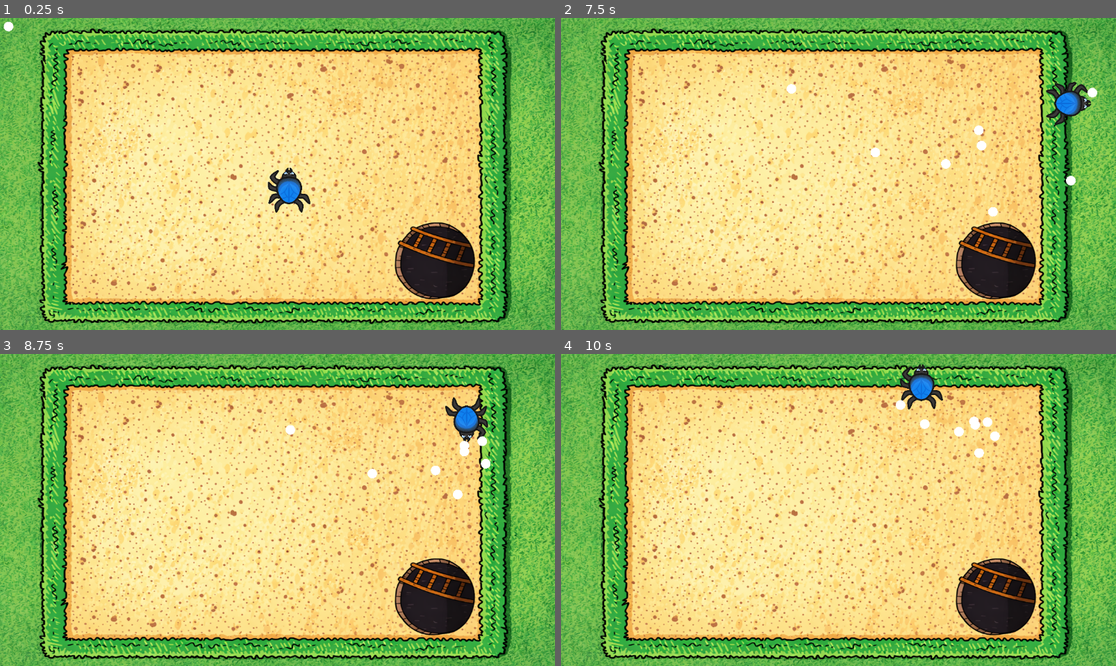
Above: before the commit, frames 1-4 (two rows, left to right).
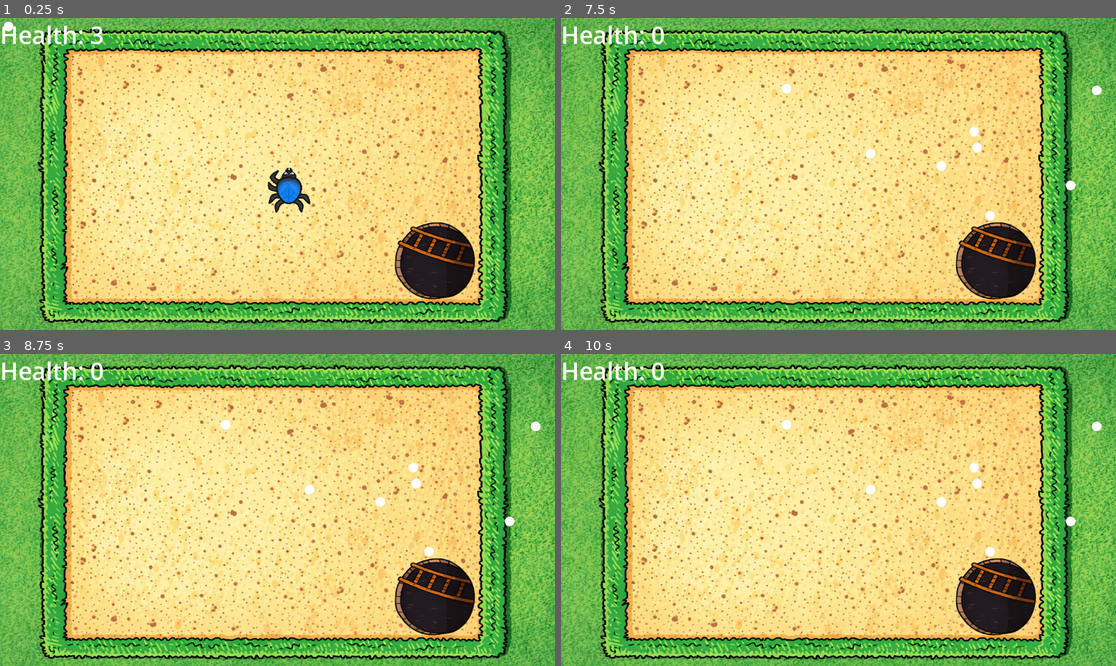
Above: after the commit, the same moments.

Repository: yjktyfhcvn-design/Six_Legged_Studio
Game: Godot game, scene res://first_level.tscn
The game is run twice, just before and just after one commit, with the same random seed, the same clock (stepped at 60 frames per second) and the same inputs.
Inputs:
- Up to frame 1 (0.25 s): no input
- Up to frame 2 (7.5 s): hold D (move_right) 0.53-1.28 s; tap Space (deploy_web) every 0.75 s from 0.6 to 7.35 s; hold S (move_down) 1.28-2.03 s; hold D (move_right) 2.03-2.78 s; hold W (move_up) 2.78-3.53 s; hold A (move_left) 3.53-5.03 s; hold S (move_down) 5.03-5.78 s; hold D (move_right) 5.78-6.53 s; hold W (move_up) 6.53-7.28 s; hold D (move_right) from 7.28 s (still down)
- Up to frame 3 (8.75 s): release D (move_right) at 8.03 s; hold S (move_down) from 8.03 s (still down); tap Space (deploy_web) at 8.1 s
- Up to frame 4 (10 s): release S (move_down) at 8.78 s; hold A (move_left) 8.78-9.53 s; tap Space (deploy_web) at 8.85, 9.6 s; hold W (move_up) from 9.53 s (still down)

The runs differ from the first frame. In frame 1, 0.4% of the frame differs, in the area x 0-19%, y 2-9%; in frame 2, 1.5%; in frame 3, 1.8%, in the area x 0-98%, y 2-66%; in frame 4, 1.8%.
Error after the commit: Invalid access to property or key 'global_position' on a base object of type 'previously freed'. (res://basic_npc.gd:16)

Commit message:
Added Health Bar Label

Diff:
--- a/first_level.tscn
+++ b/first_level.tscn
@@ -78,4 +78,11 @@
 position = Vector2(600, 350)
 scale = Vector2(0.3, 0.3)
 
+[node name="HealthBar" type="Label" parent="."]
+offset_left = 6.1035156e-05
+offset_right = 1689.564
+offset_bottom = 524.755
+theme_override_font_sizes/font_size = 50
+text = "Health: 3"
+
 [connection signal="timeout" from="Mob_Timer" to="." method="_on_mob_timer_timeout"]
--- a/player_character.gd
+++ b/player_character.gd
@@ -149,8 +149,10 @@
 func take_damage() -> void:
 	Damage_Sound.play()
 	health = health -1
+	get_parent().get_node("HealthBar").text = "Health: " + str(health)
 	if health == 0:
 		var main = get_parent()
+		queue_free()
 		if main:
 			main.game_over()
 	pass
